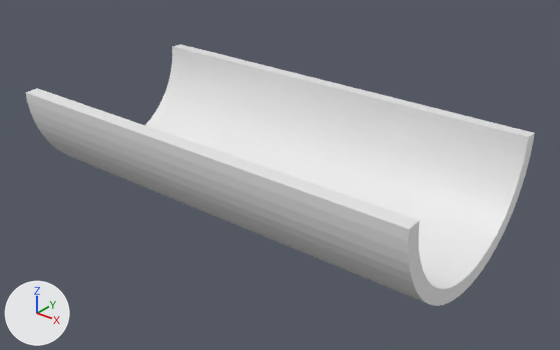
Two versions of the Blender file Assets/Blender/LevelComponents/halfpipe.blend, one commit apart.
Camera for both pictures: a 50 mm camera at (313.0, -374.0, 188.0) aimed at (11.0, 4.0, -46.0). Arrows for +X, +Y and +Z are at lower left; the lights stay in place. The picture after the commit comes second.

Objects in the first picture: 'halfpipe'.
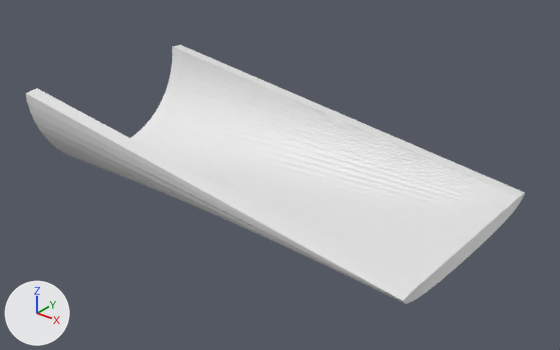
Location of each change, (x1, y1, x2, y2) in pixels of the pictures (560 x 350 px):
'halfpipe', reshaped
    before: (26, 44, 535, 306)
    after: (26, 45, 525, 304)

Patch to the scene script:
```diff
--- a/Assets/Blender/LevelComponents/halfpipe.blend.py
+++ b/Assets/Blender/LevelComponents/halfpipe.blend.py
@@ me_cylinder @@
 me_cylinder.from_pydata(...)  # 66 vertices, 32 faces; spans x -156.0..156.0, y -67.0..67.0, z -67.0..0.0
 # used by ob_halfpipe; location = (0.0, 0.0, 0.0)
+# me_cylinder part 1: all 33 vertices in x 156.0, y -67.0..67.0, z -67.0..0.0 are scaled about their middle by (1, 1, -6.91e-05), then moved by (0.0, 0.0, -8.0)
```
